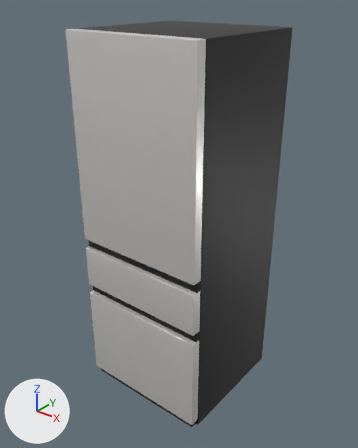
The glTF model apps/web/models/products/Z386MEE221.glb, before and after one commit.
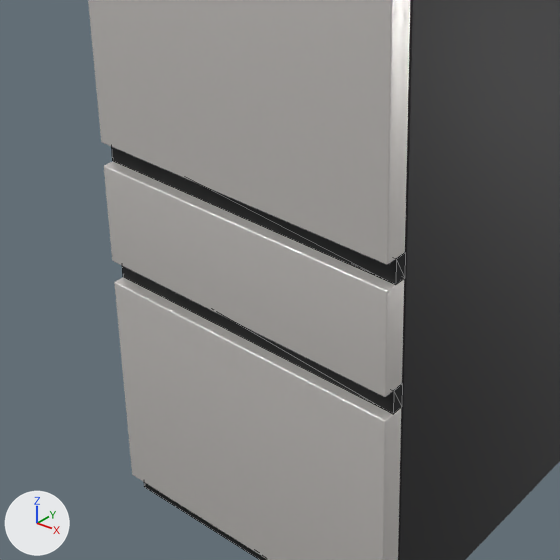
There are two pictures of each version: one whole from a 50 mm lens placed at (1.422, -1.795, 2.034), pointed at (-0.007, -0.008, 0.926), one close up on the part from 13% to 73% of the width and 41% to 89% of the height. Arrows for +X, +Y and +Z are at lower left; the lights stay in place. The older version's two pictures come first. The close-ups show mesh edges as thin lines. Where no turn or scale is listed for an object, it has been applied to the vertices.

The older version as bpy lines, for what is in view:
```python
me_body = bpy.data.meshes.new('body')
me_body.from_pydata(...)  # 320 vertices, 636 faces; spans x -0.35..0.35, y -0.3..0.35, z 0.0..1.86
me_body.materials.append(mat_body_001)  # black #2b2b2d
me_door_0_top = bpy.data.meshes.new('door_0_top')
me_door_0_top.from_pydata(...)  # 320 vertices, 636 faces; spans x -0.347..0.347, y -0.348..-0.298, z 0.867..1.86
me_door_0_top.materials.append(mat_finish)
me_door_2_bottom_drawer = bpy.data.meshes.new('door_2_bottom_drawer')
me_door_2_bottom_drawer.from_pydata(...)  # 320 vertices, 636 faces; spans x -0.347..0.347, y -0.348..-0.298, z 0.04..0.547
me_door_2_bottom_drawer.materials.append(mat_finish)
ob_body = bpy.data.objects.new('body', me_body)
ob_body.location = (0.0, 0.0, 0.0)
ob_door_0_top = bpy.data.objects.new('door_0_top', me_door_0_top)
ob_door_0_top.location = (0.0, 0.0, 0.0)
ob_door_2_bottom_drawer = bpy.data.objects.new('door_2_bottom_drawer', me_door_2_bottom_drawer)
ob_door_2_bottom_drawer.location = (0.0, 0.0, 0.0)
# also in view: 'door_1_mid_drawer' at (0.0, -0.323, 0.707); 'trim_grip_groove_1' at (0.0, -0.311, 0.842); 'trim_grip_groove_2' at (0.0, -0.311, 0.572)
```
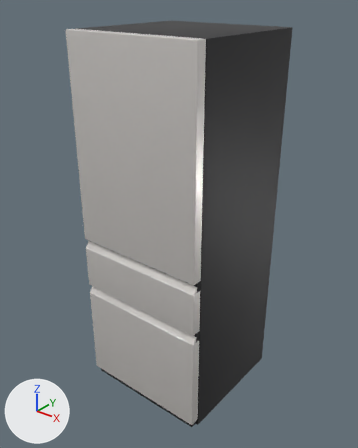
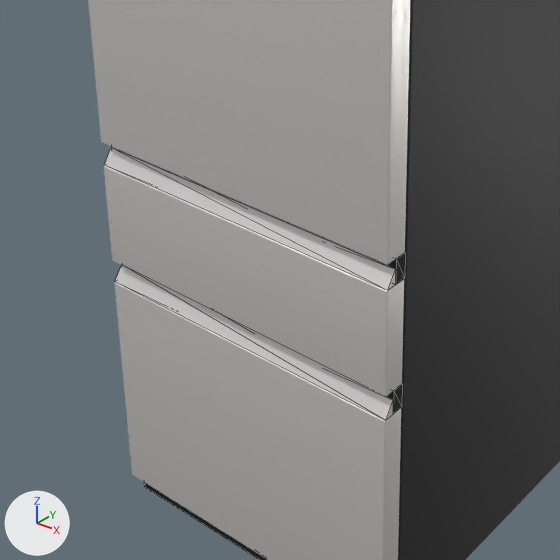
Boxes (x1, y1, x2, y2) around the edits, measured in the close-ups (560 x 560 px):
'door_grip_lip_1', added: after (104, 147, 396, 290)
'door_grip_lip_2', added: after (115, 265, 393, 420)
'trim_grip_groove_1', unchanged, covered by the edit: before (111, 147, 405, 285); after (112, 147, 405, 284)
'trim_grip_groove_2', unchanged, covered by the edit: before (122, 266, 402, 414); after (386, 384, 402, 414)

The change, as a diff of the scene's bpy script:
```diff
--- a/apps/web/models/products/Z386MEE221.glb.py
+++ b/apps/web/models/products/Z386MEE221.glb.py
@@ me_door_grip_lip_2 @@
+me_door_grip_lip_2.from_pydata(...)  # 6 vertices, 8 faces; spans x -0.346..0.346, y -0.345..-0.324, z 0.547..0.577
+me_door_grip_lip_2.materials.append(mat_finish)
@@ me_door_grip_lip_1 @@
+me_door_grip_lip_1.from_pydata(...)  # 6 vertices, 8 faces; spans x -0.346..0.346, y -0.345..-0.324, z 0.817..0.847
+me_door_grip_lip_1.materials.append(mat_finish)
@@ ob_door_grip_lip_2 @@
+ob_door_grip_lip_2 = bpy.data.objects.new('door_grip_lip_2', me_door_grip_lip_2)
+ob_door_grip_lip_2.location = (0.0, 0.0, 0.0)
@@ ob_door_grip_lip_1 @@
+ob_door_grip_lip_1 = bpy.data.objects.new('door_grip_lip_1', me_door_grip_lip_1)
+ob_door_grip_lip_1.location = (0.0, 0.0, 0.0)
```
